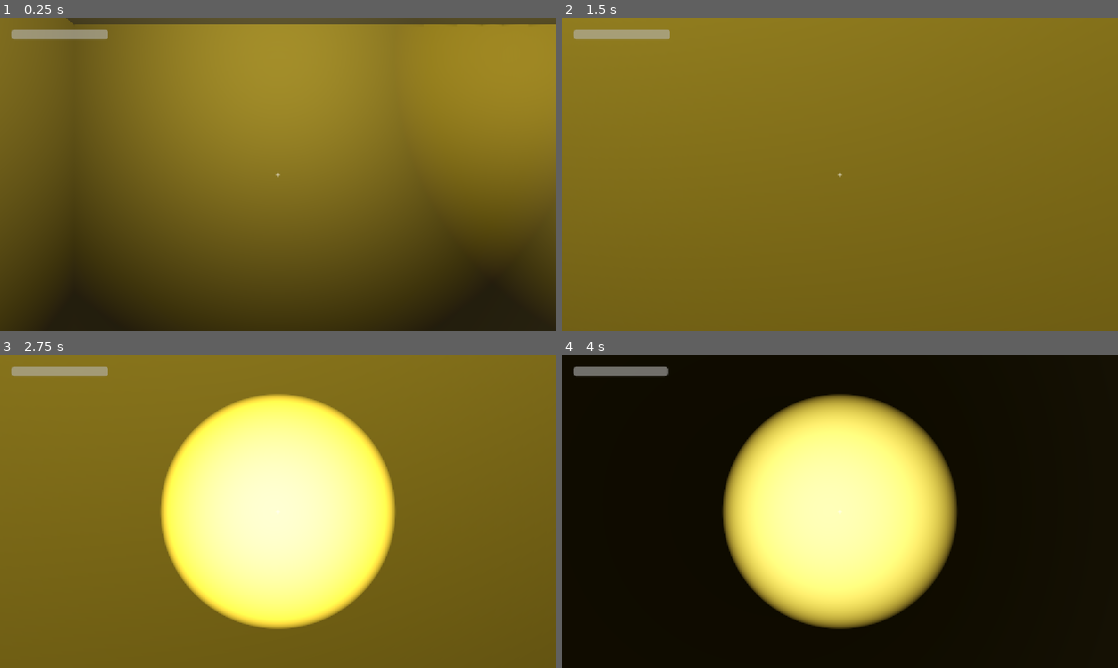
Above: before the commit, frames 1-4 (two rows, left to right).
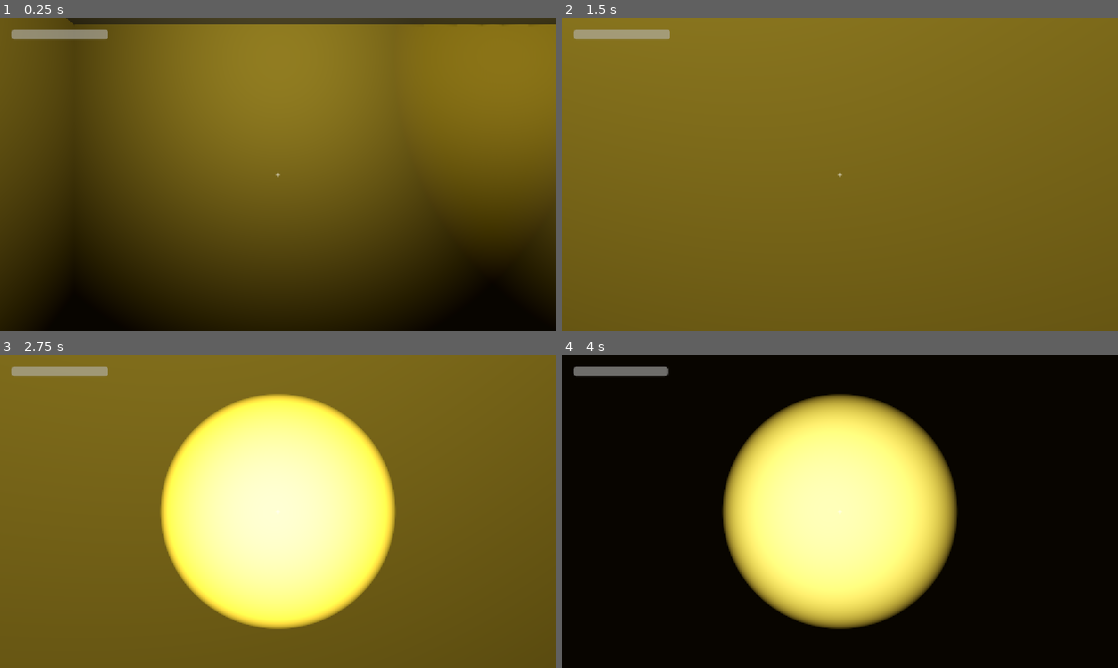
Above: after the commit, the same moments.

Repository: Aenopix/backrooms
Game: Godot game, scene res://scenes/Main.tscn
The game is run twice, just before and just after one commit, with the same random seed, the same clock (stepped at 60 frames per second) and the same inputs.
Inputs (mouse positions are in pixels of both pictures, inside the frame that each line leads up to):
- Up to frame 1 (0.25 s): no input
- Up to frame 2 (1.5 s): tap Enter at 0.5 s; move the mouse to (867, 174) at 0.52 s; hold W from 0.53 s (still down); tap F at 0.6, 1.35 s; tap Space at 1.25 s; move the mouse to (812, 174) at 1.27 s
- Up to frame 3 (2.75 s): keep holding W; move the mouse to (289, 505) at 2.02 s; tap F at 2.1 s
- Up to frame 4 (4 s): keep holding W; tap Enter at 2.75 s; move the mouse to (834, 517) at 2.77 s; tap F at 2.85, 3.6 s; move the mouse to (878, 514) at 3.52 s

The runs differ from the first frame. In frame 1, 10% of the frame differs, in the area x 2-100%, y 0-100%; in frame 2, less than 0.1%; in frame 3, less than 0.1%; in frame 4, less than 0.1%.

Commit message:
Disable fog entirely, wasn't reading at room scale

Diff:
--- a/assets/environment/backrooms_env.tres
+++ b/assets/environment/backrooms_env.tres
@@ -6,7 +6,7 @@
 ambient_light_source = 2
 ambient_light_color = Color(0.2, 0.18, 0.12, 1)
 ambient_light_energy = 0.09
-fog_enabled = true
+fog_enabled = false
 fog_light_color = Color(0.4, 0.36, 0.22, 1)
 fog_density = 0.03
 tonemap_mode = 2
